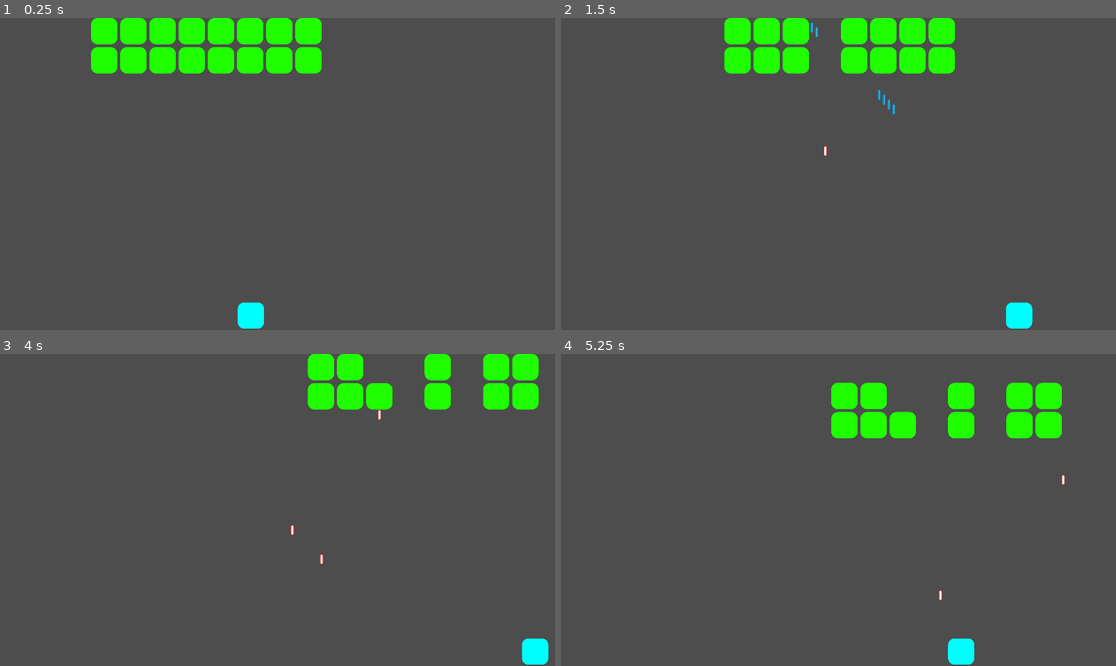
Above: before the commit, frames 1-4 (two rows, left to right).
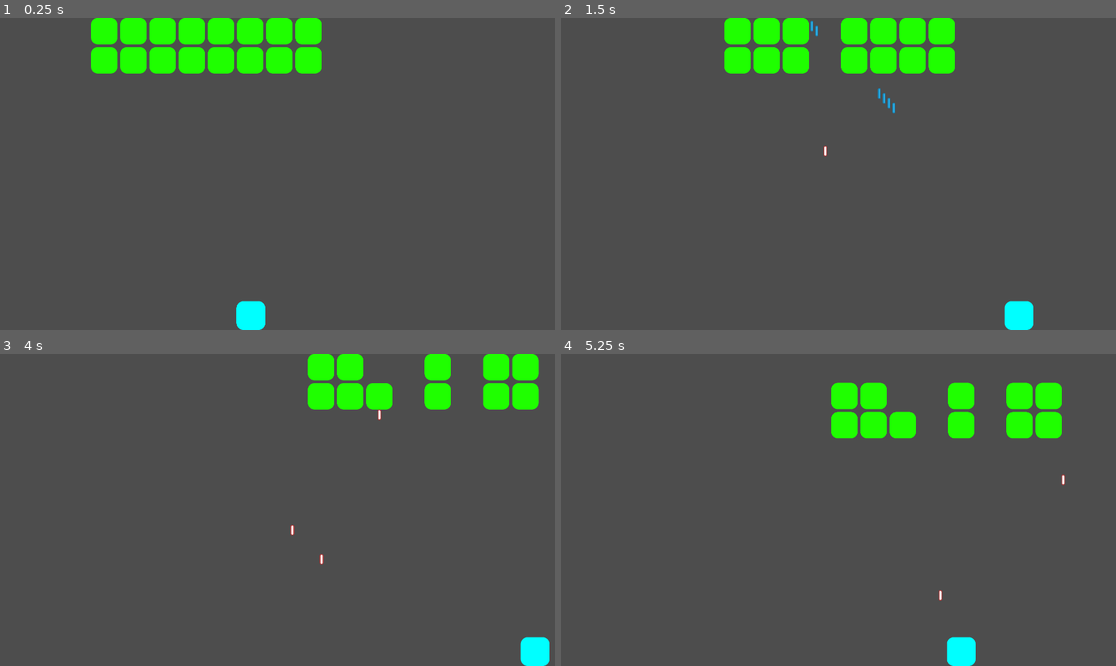
Above: after the commit, the same moments.

Repository: michael-j-coyne/space-defense
Game: Godot game, scene res://scenes/main.tscn
The game is run twice, just before and just after one commit, with the same random seed, the same clock (stepped at 60 frames per second) and the same inputs.
Inputs (mouse positions are in pixels of both pictures, inside the frame that each line leads up to):
- Up to frame 1 (0.25 s): no input
- Up to frame 2 (1.5 s): tap Enter (ui_accept) at 0.5, 0.77 s; move the mouse to (960, 158) at 0.52 s; hold Right (ui_right) 0.53-1.25 s; hold Shift 0.53-1.25 s; click (960, 158) at 0.67 s; drag from (727, 189) to (1021, 314) at 1.27 s
- Up to frame 3 (4 s): move the mouse to (333, 441) at 2.02 s; hold Right (ui_right) 2.03-2.75 s; tap Ctrl at 2.1 s; drag from (249, 572) to (277, 366) at 2.77 s; move the mouse to (444, 556) at 3.52 s; hold Left (ui_left) from 3.53 s (still down); tap Alt at 3.6 s; tap Enter (ui_accept) at 3.77 s
- Up to frame 4 (5.25 s): release Left (ui_left) at 4.25 s; drag from (672, 463) to (927, 366) at 4.27 s; move the mouse to (866, 510) at 5.02 s; hold Left (ui_left) from 5.03 s (still down); hold Shift from 5.03 s (still down); click (866, 510) at 5.17 s

The runs differ from the first frame. In frame 1, less than 0.1% of the frame differs, in the area x 42-48%, y 90-100%; in frame 2, 0.1%, in the area x 44-86%, y 0-100%; in frame 3, 0.1%; in frame 4, 0.1%.

Commit message:
Set player scale on _ready

Diff:
--- a/scenes/player.gd
+++ b/scenes/player.gd
@@ -1,6 +1,11 @@
 class_name Player extends Node2D
 
+const SIZE = Vector2(100, 100)
+
 @export var speed: float
+
+func _ready() -> void:
+	scale = SIZE / $Sprite2D.get_rect().size
 
 # NOTE: if we are really being sticklers, we could extract the input handling
 # into its own component.
